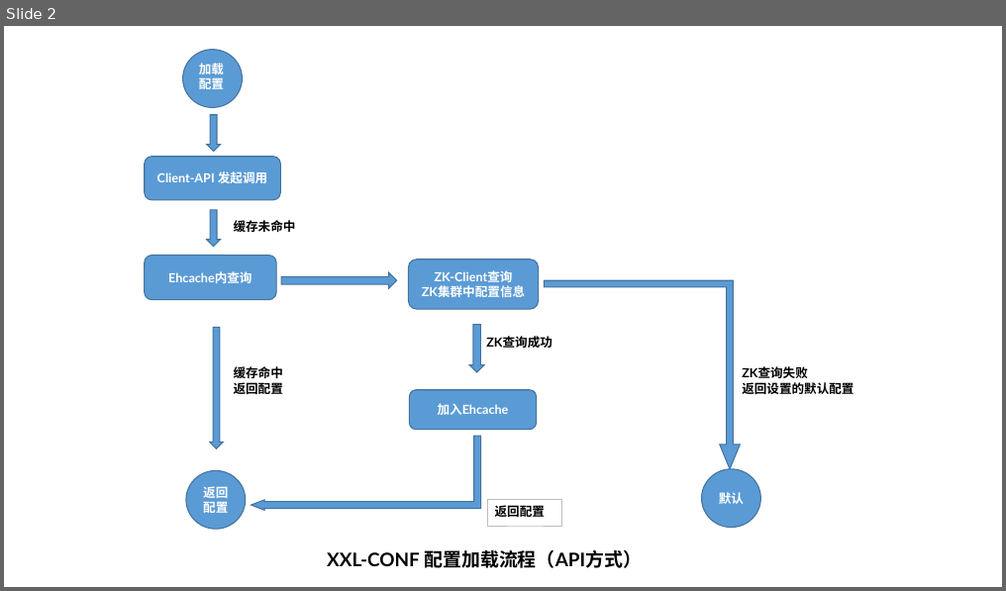
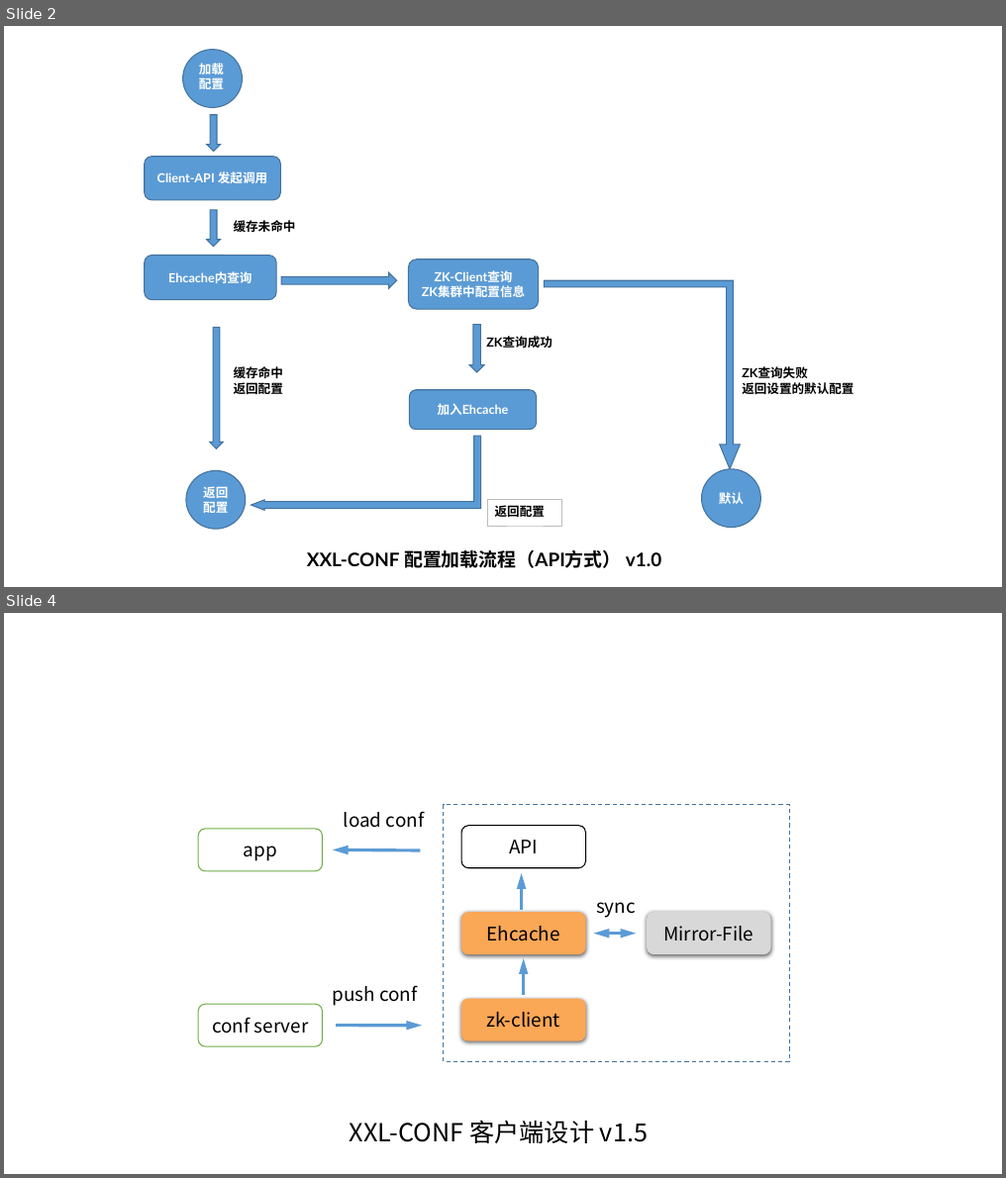
Before and after one commit to xuxueli/xxl-conf, a slide deck: doc/XXL-CONF架构图.pptx. Shown one above the other, each under a label of ours: slide 2 before the commit, slides 2 and 4 after it; the slides between them are not shown. The pictures are 1006x591 and 1006x1178 pixels, drawn with LibreOffice and Linux fonts; fonts in the diff are those of the drawing. Boxes give left, top, right and bottom in pixels: in the first picture for what was removed or moved away, otherwise in the second. Text is boxed around its words. In the diff, an @@ line names an element or a change of style, - is before the commit and + after.

```diff
--- a/doc/XXL-CONF架构图.pptx
+++ b/doc/XXL-CONF架构图.pptx
@@ slide 4 added at bbox=[4, 613, 1002, 1174], background #FFFFFF @@
@@ text added at bbox=[344, 811, 424, 828], 18 pt, text #000000 @@
+load conf
@@ rectangle added at bbox=[444, 805, 789, 1062], outline #43739E 1 pt dashed @@
@@ rounded rectangle added at bbox=[198, 829, 322, 871], fill #FFFFFF, outline #70AD47 1 pt, 18 pt, text #000000 @@
+app
@@ rounded rectangle added at bbox=[461, 826, 586, 868], fill #FFFFFF, outline #000000 1 pt, 18 pt, text #000000 @@
+API
@@ arrow added from (420, 851) to (333, 851), #5B9BD5 3 pt @@
@@ arrow added from (522, 909) to (522, 873), #5B9BD5 3 pt @@
@@ text added at bbox=[596, 902, 636, 918], 18 pt, text #000000 @@
+sync
@@ rounded rectangle added at bbox=[461, 912, 586, 956], fill #FAA756, 18 pt, text #000000 @@
+Ehcache
@@ double arrow added from (594, 934) to (636, 934), #5B9BD5 3 pt @@
@@ rounded rectangle added at bbox=[648, 912, 771, 956], fill #D8D8D8, 18 pt, text #000000 @@
+Mirror-File
@@ arrow added from (524, 995) to (524, 959), #5B9BD5 3 pt @@
@@ text added at bbox=[333, 985, 417, 1006], 18 pt, text #000000 @@
+push conf
@@ rounded rectangle added at bbox=[461, 998, 586, 1042], fill #FAA756, 18 pt, text #000000 @@
+zk-client
@@ rounded rectangle added at bbox=[198, 1004, 322, 1048], fill #FFFFFF, outline #70AD47 1 pt, 18 pt, text #000000 @@
+conf server
@@ arrow added from (336, 1026) to (422, 1026), #5B9BD5 3 pt @@
@@ text added at bbox=[350, 1120, 648, 1144], 24 pt, text #000000 @@
+XXL-CONF 客户端设计 v1.5
@@ slide 2 changed as well @@
@@ text at bbox=[307, 551, 661, 569]: text changed @@
-XXL-CONF 配置加载流程（API方式）
+XXL-CONF 配置加载流程（API方式） v1.0
```
Also in this commit, not shown: 1 other slide changed, 1 other slide added, 6 other files.
